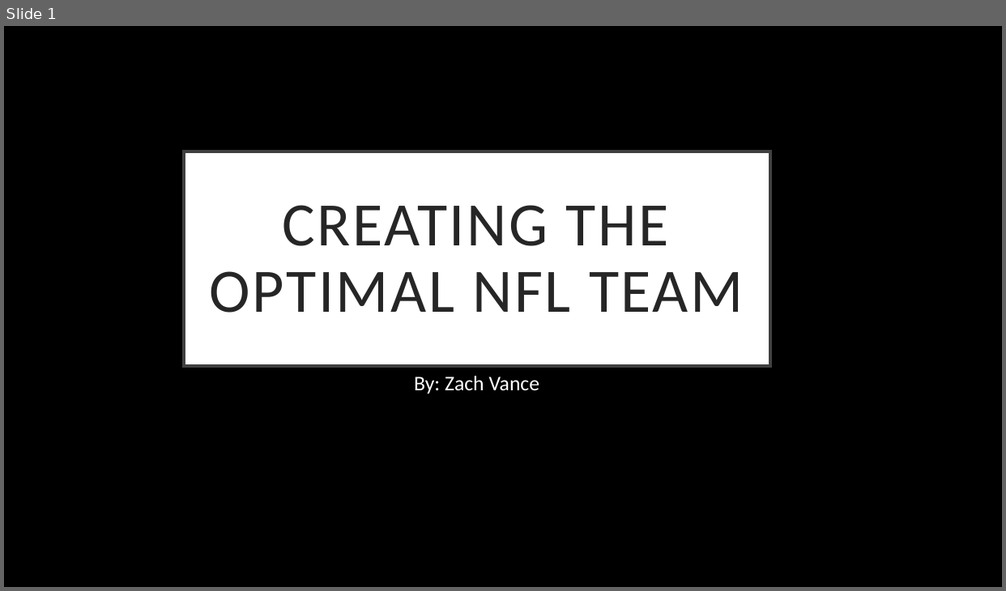
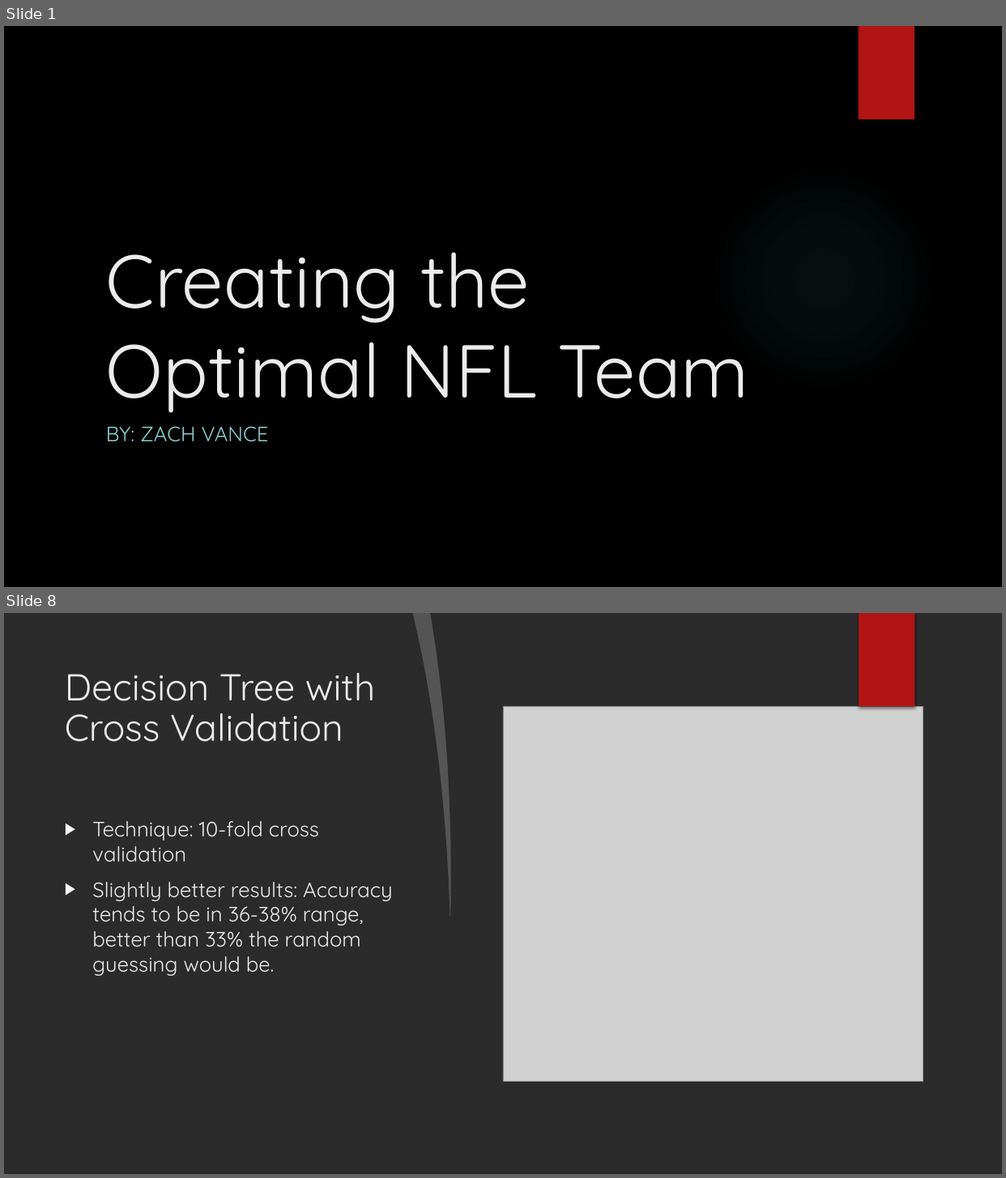
Before and after one commit to zvance1/win-now, a slide deck: presentation/projectPresentaion.pptx. Shown one above the other, each under a label of ours: slide 1 before the commit, slides 1 and 8 after it; the slides between them are not shown. The pictures are 1006x591 and 1006x1178 pixels, drawn with LibreOffice and Linux fonts; fonts in the diff are those of the drawing; grey boxes stand for pictures; background and template pictures are left out; a plain dark background stands for a picture behind light text. Boxes give left, top, right and bottom in pixels: in the first picture for what was removed or moved away, otherwise in the second. Text is boxed around its words. In the diff, an @@ line names an element or a change of style, - is before the commit and + after.

```diff
--- a/presentation/projectPresentaion.pptx
+++ b/presentation/projectPresentaion.pptx
@@ slide 8 added at <box>4,613,1002,1174</box>, background picture (left out) @@
@@ freeform shape added at <box>413,613,458,917</box>, fill #FFFFFF at 20% opacity @@
@@ freeform shape added at <box>430,613,1002,1174</box>, fill #FFFFFF @@
@@ rectangle added at <box>859,613,914,707</box>, fill #B01513 @@
@@ rectangle added at <box>859,613,915,707</box>, fill #B01513 @@
@@ title added at <box>65,673,376,742</box>, 36 pt, text #EBEBEB @@
+Decision Tree with Cross Validation
@@ picture added at <box>503,707,924,1082</box> @@
@@ ellipse added at <box>709,750,939,981</box>, fill gradient #F3F3F3 @@
@@ text added at <box>92,821,393,976</box>, 20 pt, text #EBEBEB @@
+▶ Technique: 10-fold cross validation
+▶ Slightly better results: Accuracy tends to be in 36-38% range, better than 33% the random guessing would be.
@@ slide 1 changed as well @@
@@ rectangle added at <box>859,26,914,120</box>, fill #B01513 @@
@@ title "Creating the Optimal NFL Team": place and size @@
-title "Creating the Optimal NFL Team" at <box>184,152,770,367</box>
+title "Creating the Optimal NFL Team" at <box>106,252,749,413</box>
@@ title "Creating the Optimal NFL Team" at <box>106,252,749,413</box>: vertical alignment middle to bottom; fill #FFFFFF to none; outline #404040 3 pt to none @@
@@ ellipse added at <box>709,163,939,394</box>, fill gradient #50B9C1 @@
@@ title at <box>106,252,749,413</box>: text changed; size 59.4 to 72 pt; font Calibri to Quicksand; text colour #262626 to #EBEBEB @@
-CREATING THE OPTIMAL NFL TEAM
+Creating the Optimal NFL Team
@@ subtitle at <box>106,426,269,442</box>: text changed; font Calibri to Quicksand; text colour #FFFFFF to #8AD0D6 @@
-By: Zach Vance
+BY: ZACH VANCE
```
Also in this commit, not shown: 8 other slides added, 1 slide removed, 2 other files.
